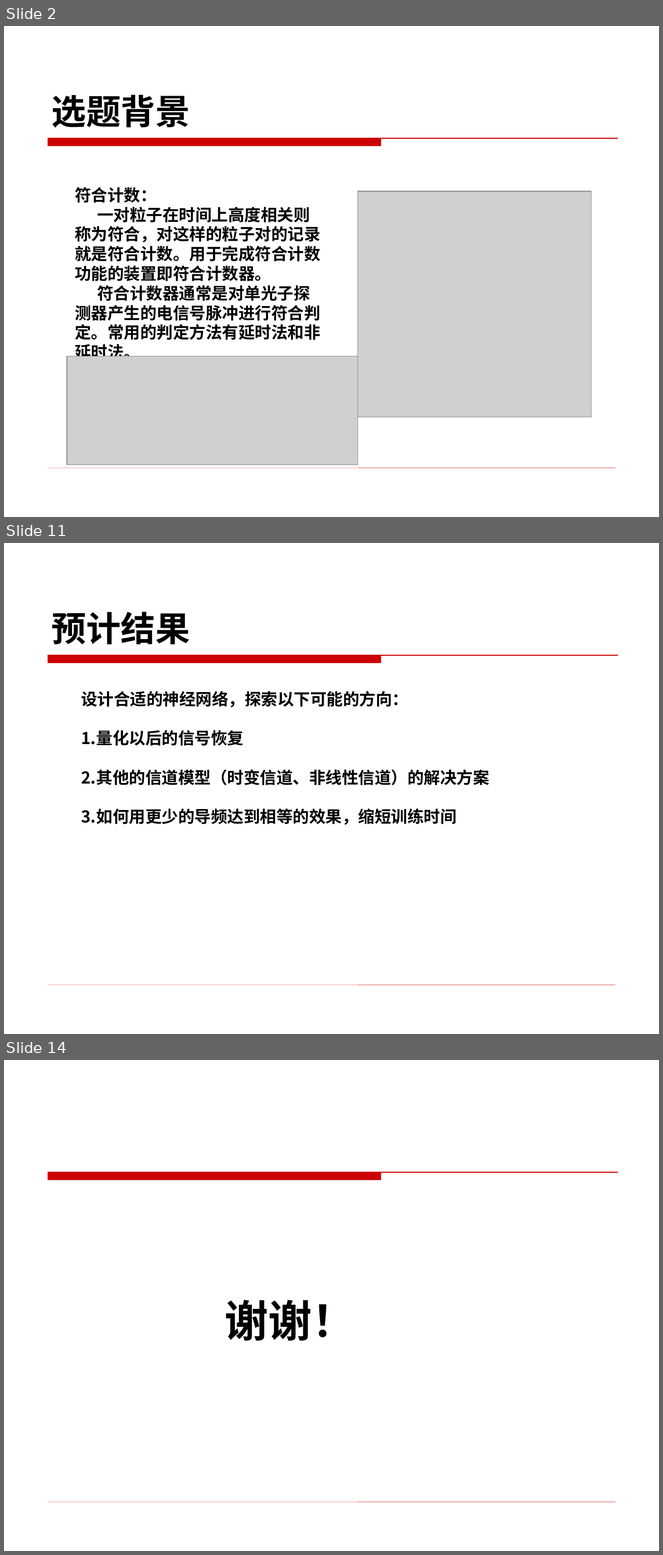
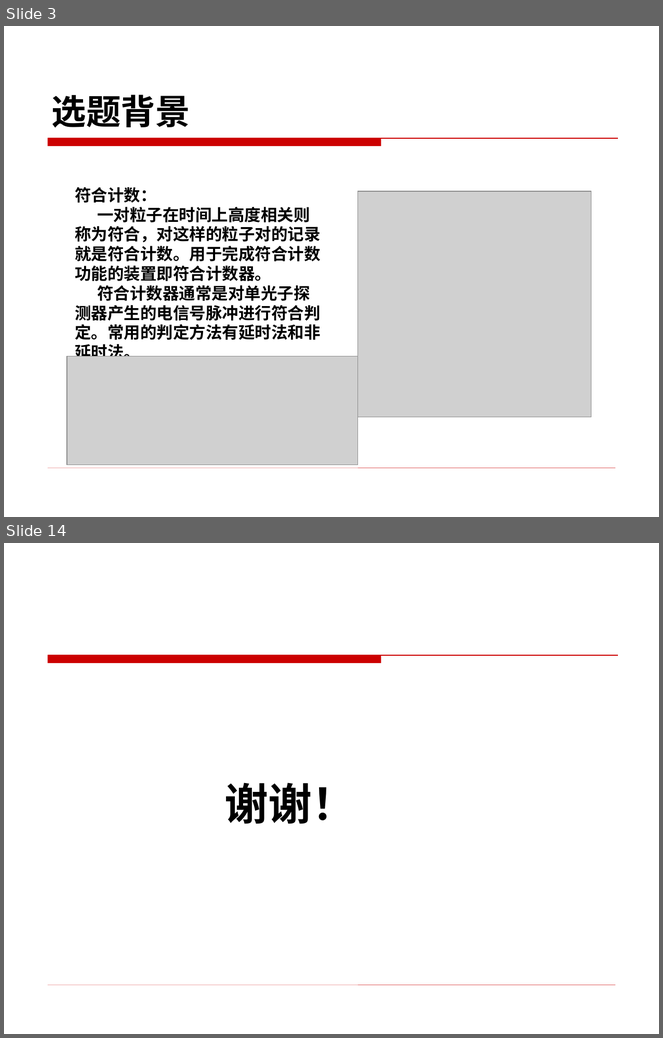
Before and after one commit to BevisGX/git, a slide deck: 开题PPT_宾光祥.ppt. Shown one above the other, each under a label of ours: slides 2, 11 and 14 before the commit, slides 3 and 14 after it; the slides between them are not shown. The pictures are 663x1555 and 663x1038 pixels, drawn with LibreOffice and Linux fonts; fonts in the diff are those of the drawing; grey boxes stand for pictures; background and template pictures are left out. Boxes give left, top, right and bottom in pixels: in the first picture for what was removed or moved away, otherwise in the second. Text is boxed around its words. In the diff, an @@ line names an element or a change of style, - is before the commit and + after.

```diff
--- a/开题PPT_宾光祥.ppt
+++ b/开题PPT_宾光祥.ppt
@@ slide 11 removed at [4, 543, 659, 1034], background picture (left out); not listed: 2 template elements that a slide beside it also shows @@
@@ title removed at [52, 612, 190, 644] @@
-预计结果
@@ text removed at [81, 691, 490, 825] @@
-设计合适的神经网络，探索以下可能的方向：
-1. 量化以后的信号恢复
-2. 其他的信道模型（时变信道、非线性信道）的解决方案
-3. 如何用更少的导频达到相等的效果，缩短训练时间
@@ what was slide 2 is now slide 3 @@
```
Also in this commit, not shown: 5 slides changed, 7 slides added, 6 other slides removed, 1 other file.
